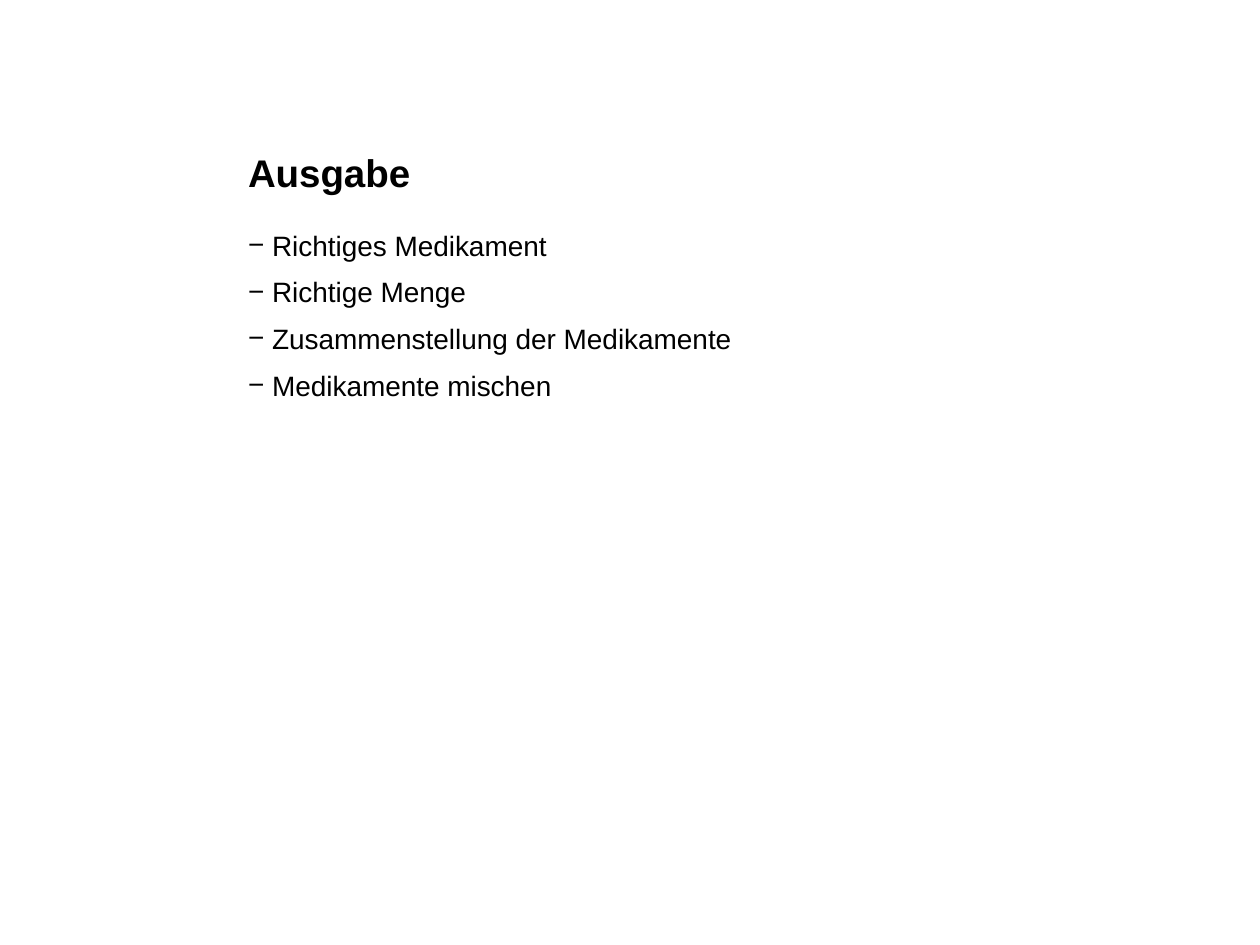
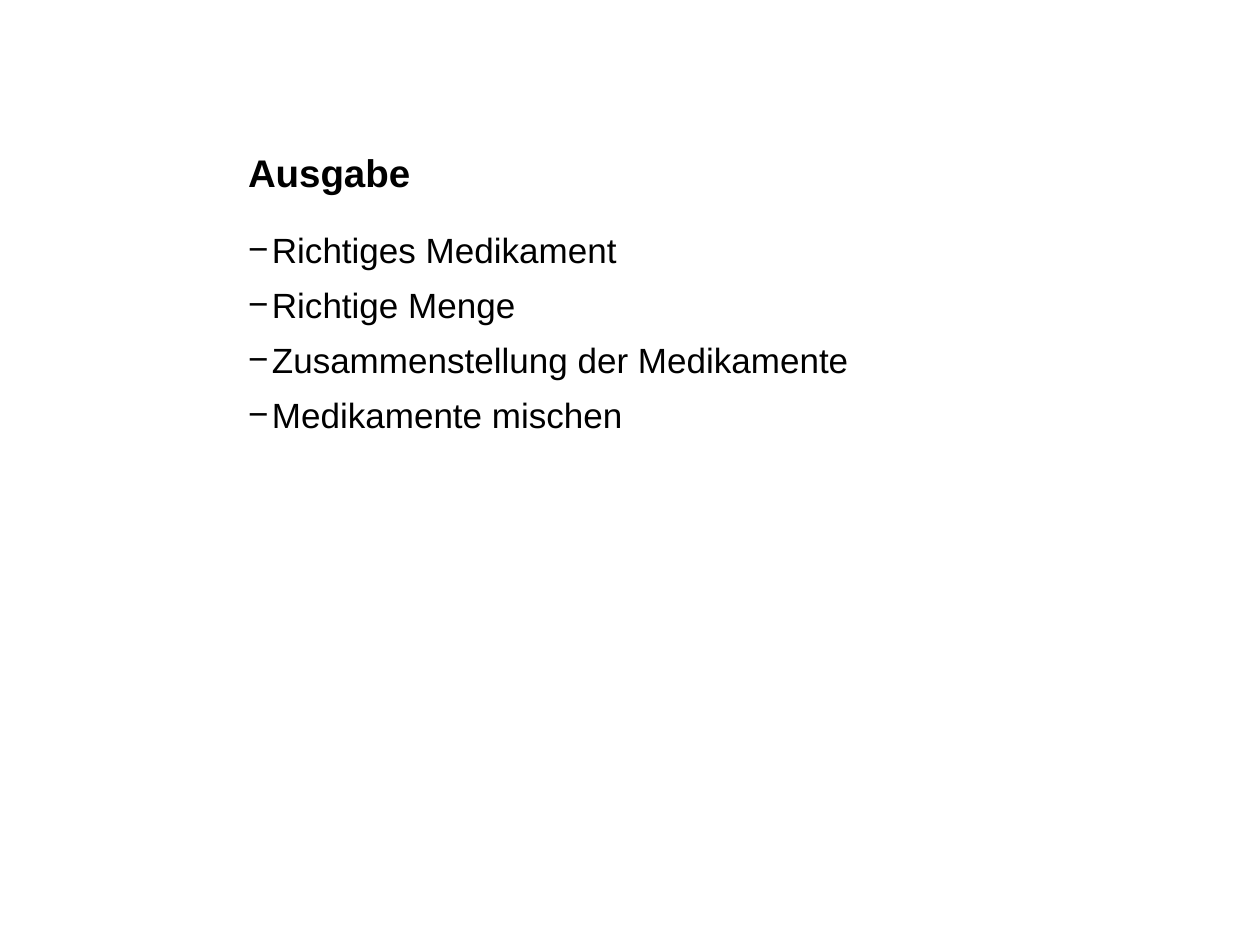
Before and after one commit to andef4/ch.bfh.bti7081.s2013.blue, a slide deck: slide 11 of doc/task03/task03.ppt (slide 9 before the commit). Drawn at 1260x945 pixels with LibreOffice and Linux fonts; fonts in the diff are those of the drawing; background and template pictures are left out. Boxes give left, top, right and bottom in pixels: in the first picture for what was removed or moved away, otherwise in the second. Text is boxed around its words. In the diff, an @@ line names an element or a change of style, - is before the commit and + after.

```diff
--- a/doc/task03/task03.ppt
+++ b/doc/task03/task03.ppt
@@ text "Richtiges Medikament" at <box>272,237,848,429</box>: size 16 to 20 pt @@
```
Also in this commit, not shown: 9 other slides changed, 2 slides added.
